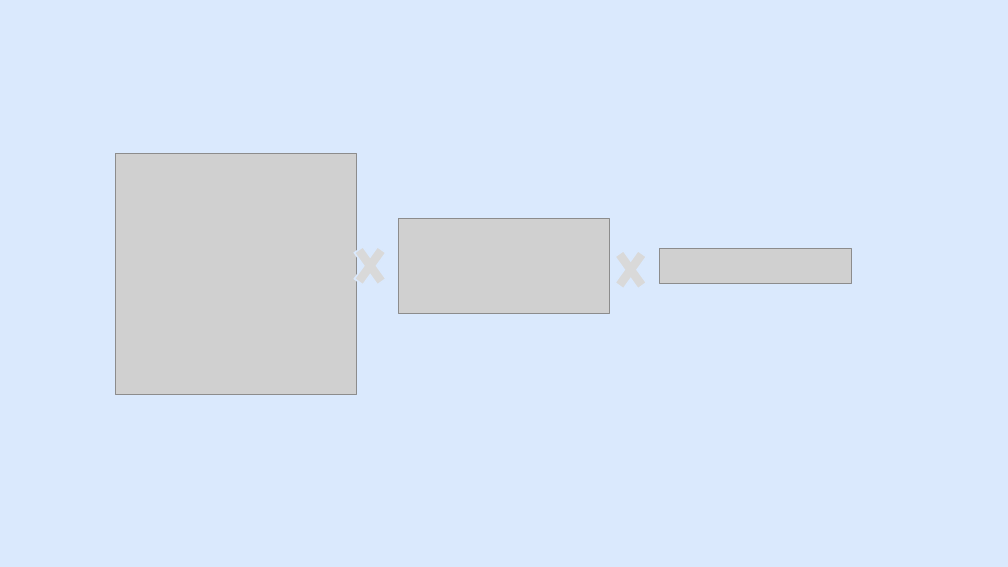
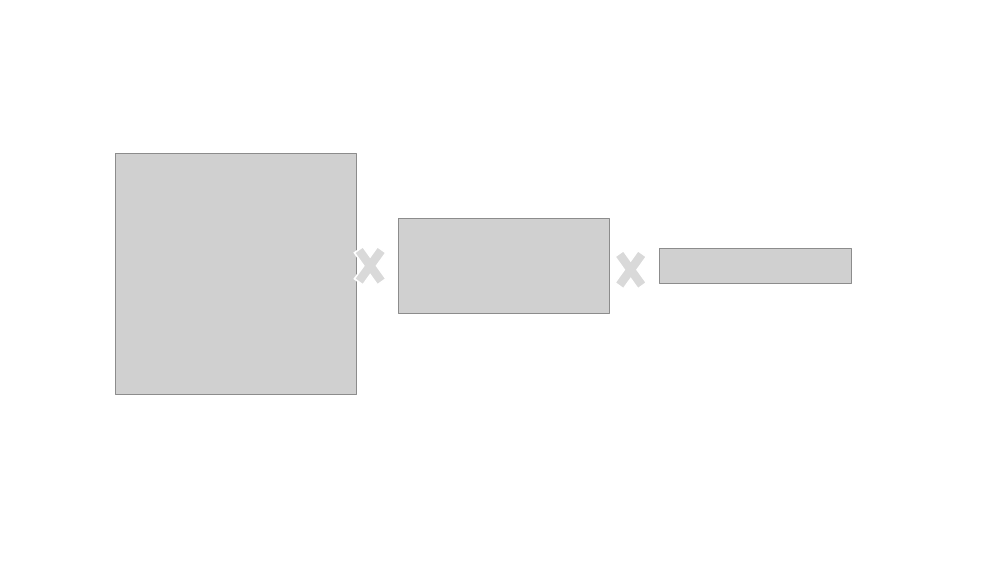
Before and after one commit to DevAlexFR/TCC-GraduacaoEngComputacao, a slide deck: slide 1 of project/assets/img/Apresentação1.pptx. Drawn at 1008x567 pixels with LibreOffice and Linux fonts; fonts in the diff are those of the drawing; grey boxes stand for pictures. Boxes give left, top, right and bottom in pixels: in the first picture for what was removed or moved away, otherwise in the second. Text is boxed around its words. In the diff, an @@ line names an element or a change of style, - is before the commit and + after.

```diff
--- a/project/assets/img/Apresentação1.pptx
+++ b/project/assets/img/Apresentação1.pptx
@@ background #DAE9FD to #FFFFFF @@
@@ cross at [348,235,392,297]: outline #DAE9FD 1.5 pt to #FFFFFF 1.5 pt @@
@@ cross at [609,239,653,301]: outline #DAE9FD 1.5 pt to #FFFFFF 1.5 pt @@
```
Also in this commit, not shown: 2 other files.
